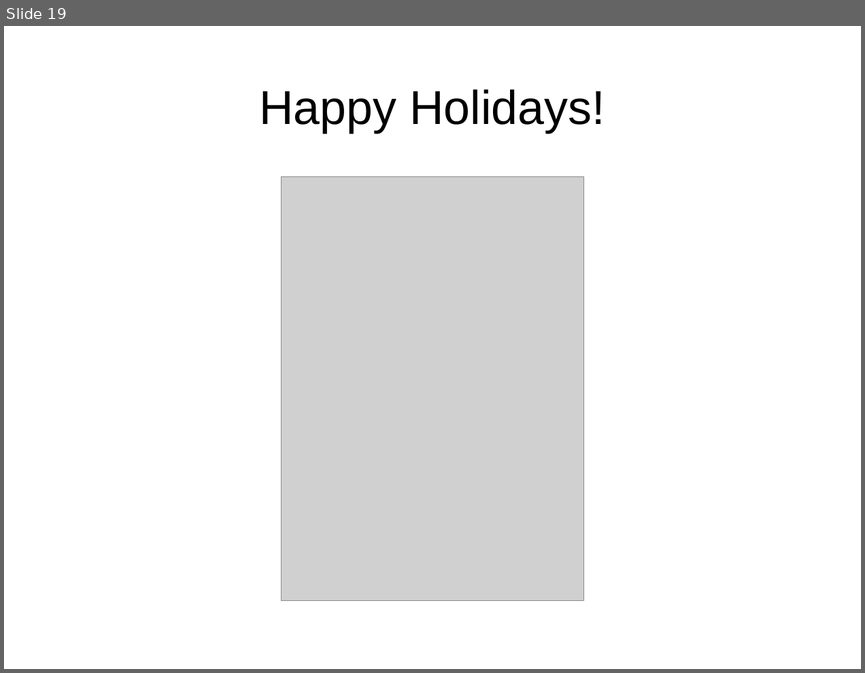
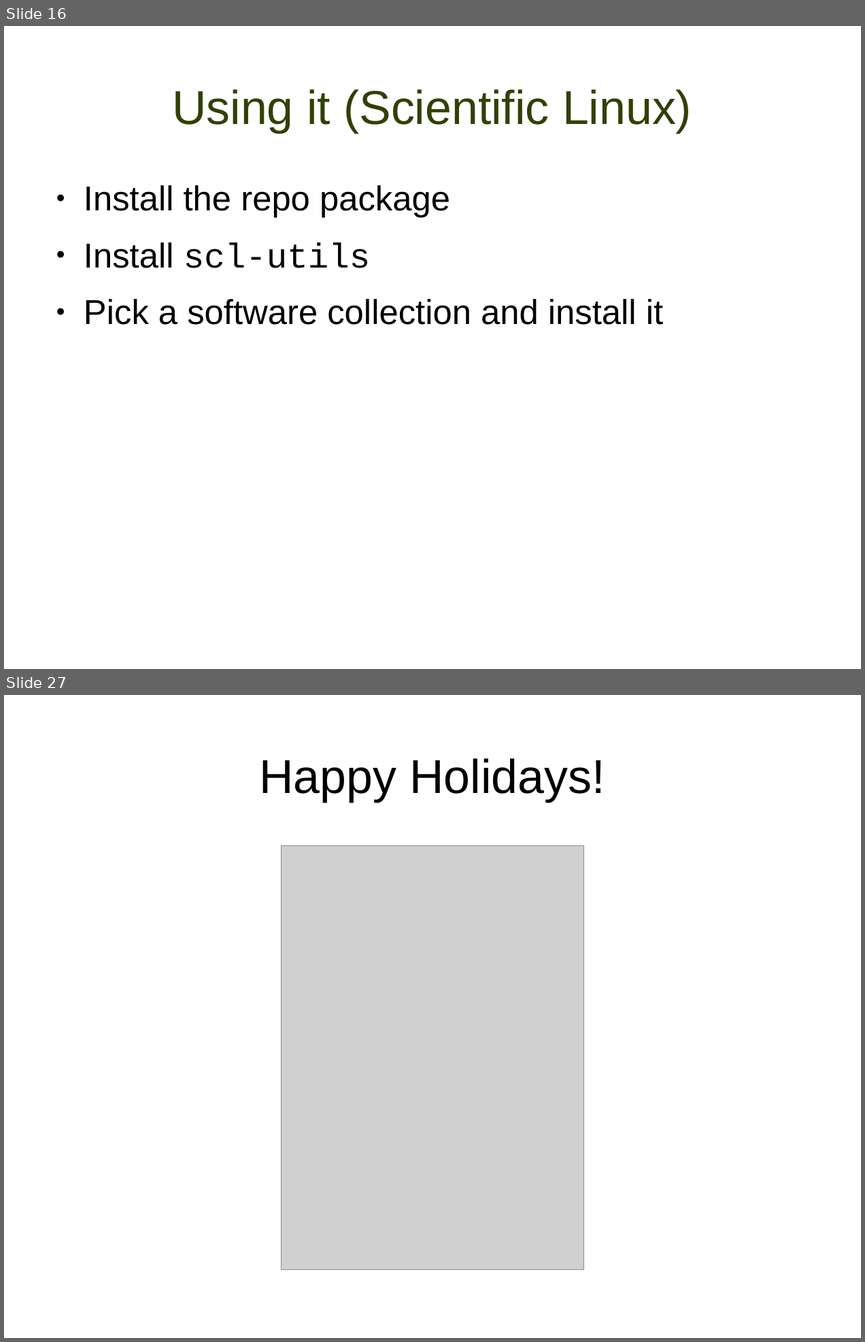
Before and after one commit to misterbonnie/presentations, a slide deck: lugdec14.odp. Shown one above the other, each under a label of ours: slide 19 before the commit, slides 16 and 27 after it; the slides between them are not shown. The pictures are 865x673 and 865x1342 pixels, drawn with LibreOffice and Linux fonts; fonts in the diff are those of the drawing; grey boxes stand for pictures; background and template pictures are left out. Boxes give left, top, right and bottom in pixels: in the first picture for what was removed or moved away, otherwise in the second. Text is boxed around its words. In the diff, an @@ line names an element or a change of style, - is before the commit and + after.

```diff
--- a/lugdec14.odp
+++ b/lugdec14.odp
@@ slide 16 added at (x1=4, y1=26, x2=861, y2=669), background #FFFFFF @@
@@ title added at (x1=172, y1=89, x2=691, y2=133), 44 pt, text #314004 @@
+Using it (Scientific Linux)
@@ text added at (x1=84, y1=185, x2=663, y2=325), 32 pt, text #000000 @@
+● Install the repo package
+● Install scl-utils
+● Pick a software collection and install it
@@ what was slide 19 is now slide 27 @@
```
Also in this commit, not shown: 18 slides changed, 7 other slides added, 1 other file.
